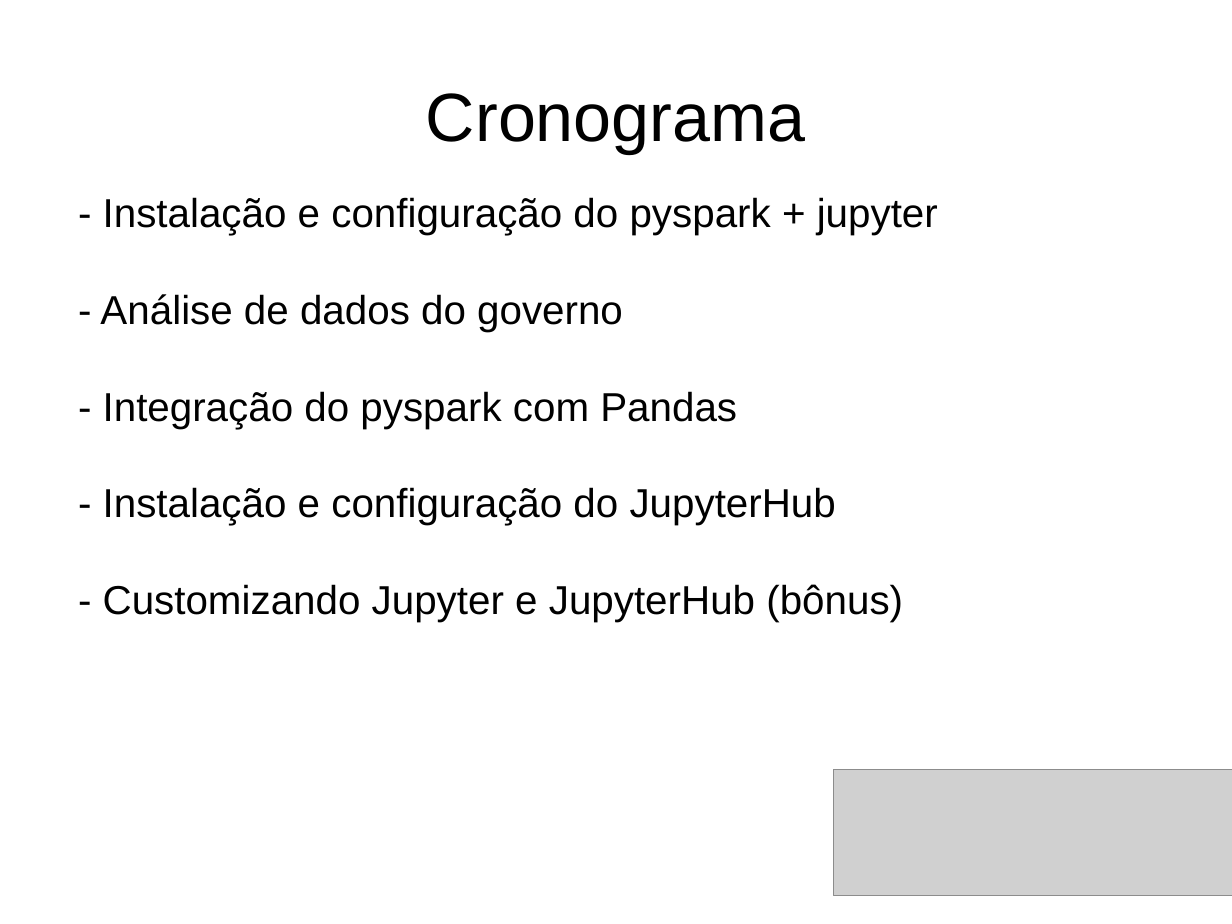
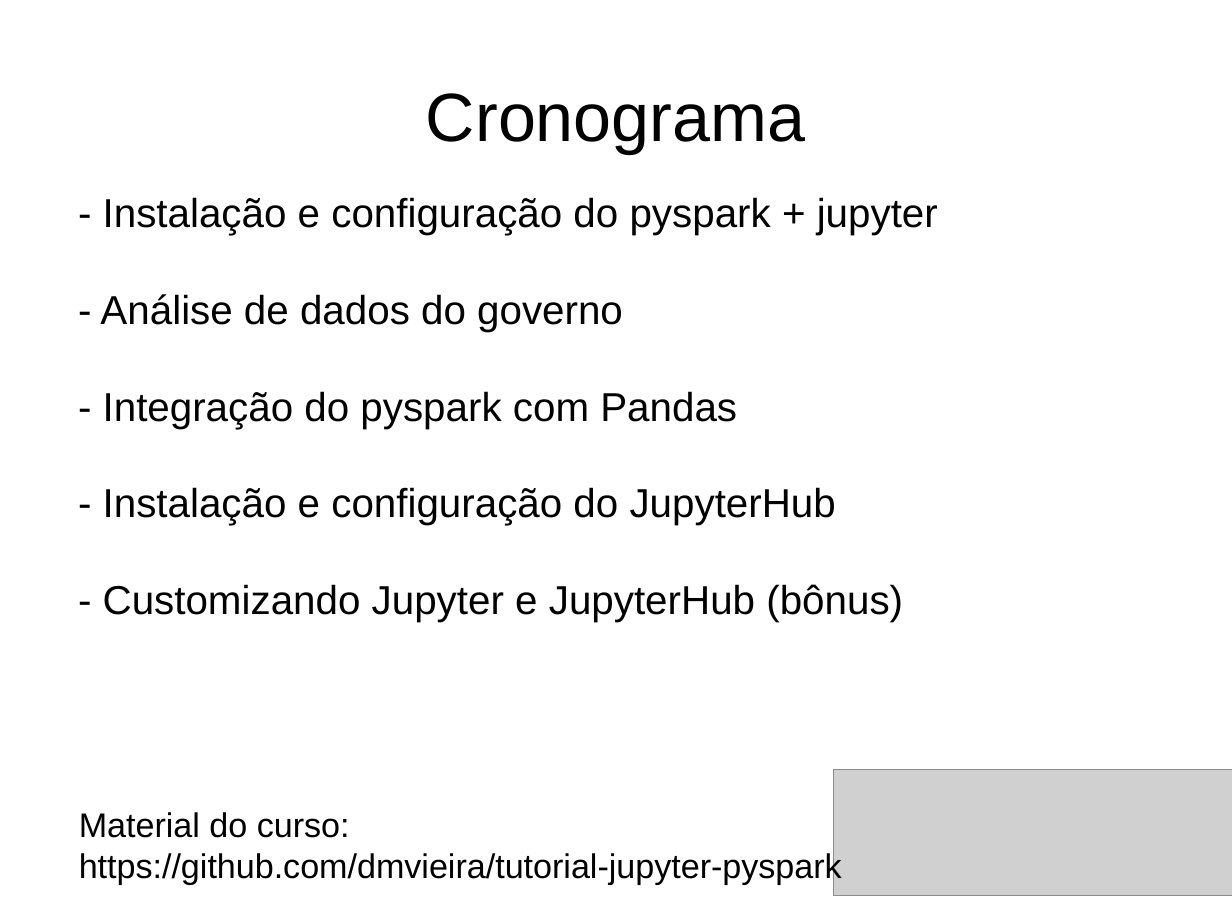
Before and after one commit to dmvieira/tutorial-jupyter-pyspark, a slide deck: slide 2 of tutorial.odp. Drawn at 1232x924 pixels with LibreOffice and Linux fonts; fonts in the diff are those of the drawing; grey boxes stand for pictures. Boxes give left, top, right and bottom in pixels: in the first picture for what was removed or moved away, otherwise in the second. Text is boxed around its words. In the diff, an @@ line names an element or a change of style, - is before the commit and + after.

Commit message:
Adding repo link to presentation

```diff
--- a/tutorial.odp
+++ b/tutorial.odp
@@ text added at (x1=79, y1=812, x2=842, y2=885), 22 pt, text #000000 @@
+Material do curso: https://github.com/dmvieira/tutorial-jupyter-pyspark
```
